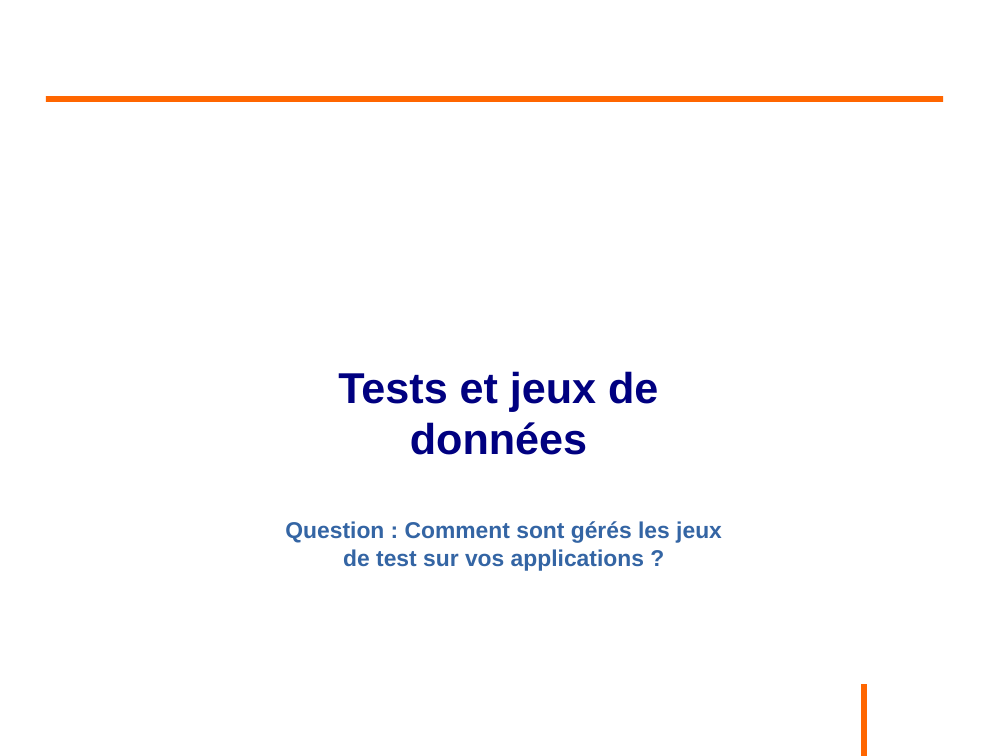
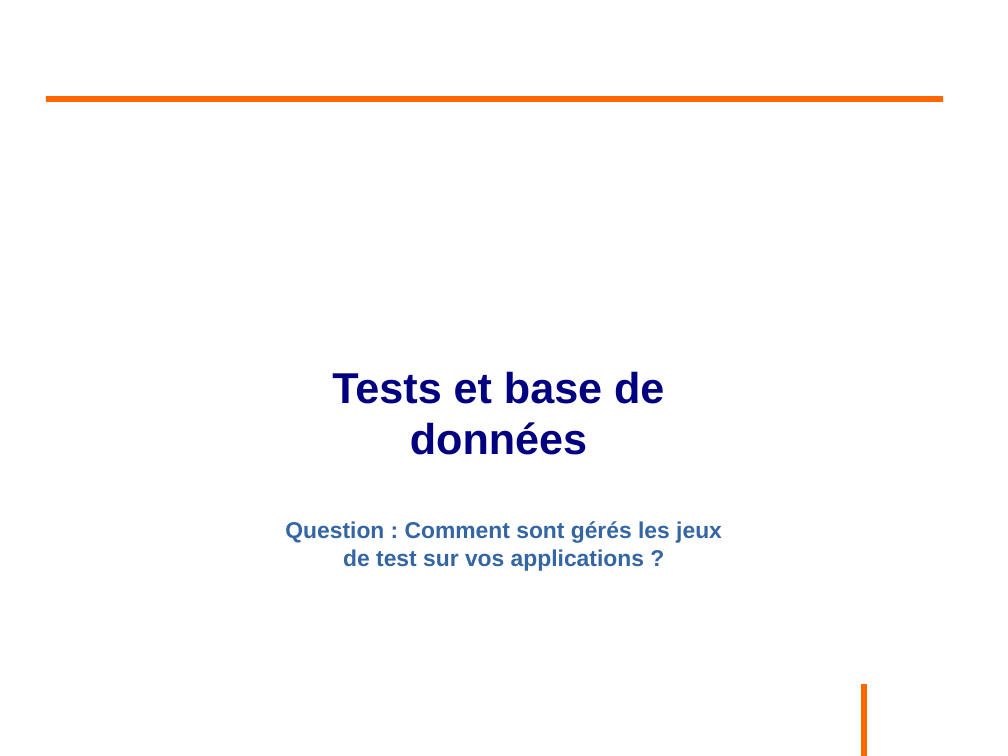
Before and after one commit to philphils/tests-unitaires-et-moins-unitaires, a slide deck: slide 48 of tests-unitaires-cours/nouveauDiapo/diapo_tests_unitaires.odp. Drawn at 1008x756 pixels with LibreOffice and Linux fonts; fonts in the diff are those of the drawing; background and template pictures are left out. Boxes give left, top, right and bottom in pixels: in the first picture for what was removed or moved away, otherwise in the second. Text is boxed around its words. In the diff, an @@ line names an element or a change of style, - is before the commit and + after.

```diff
--- a/tests-unitaires-cours/nouveauDiapo/diapo_tests_unitaires.odp
+++ b/tests-unitaires-cours/nouveauDiapo/diapo_tests_unitaires.odp
@@ text at box(332, 371, 664, 455): text changed @@
-Tests et jeux de données
+Tests et base de données
```
Also in this commit, not shown: 4 other slides changed, 5 slides added.
